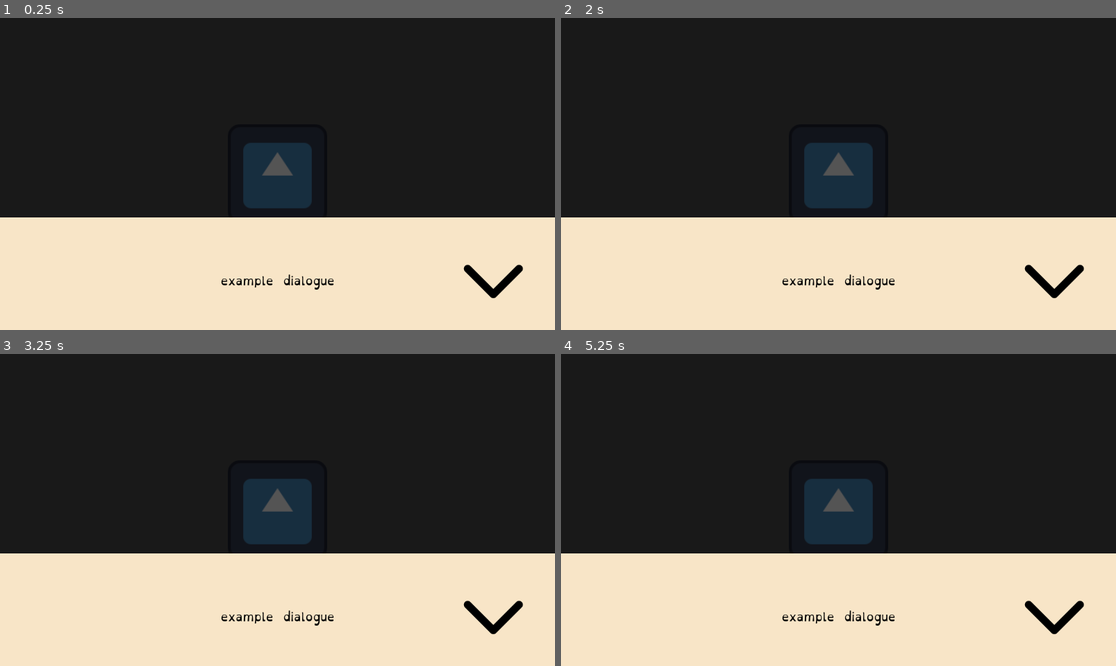
Above: before the commit, frames 1-4 (two rows, left to right).
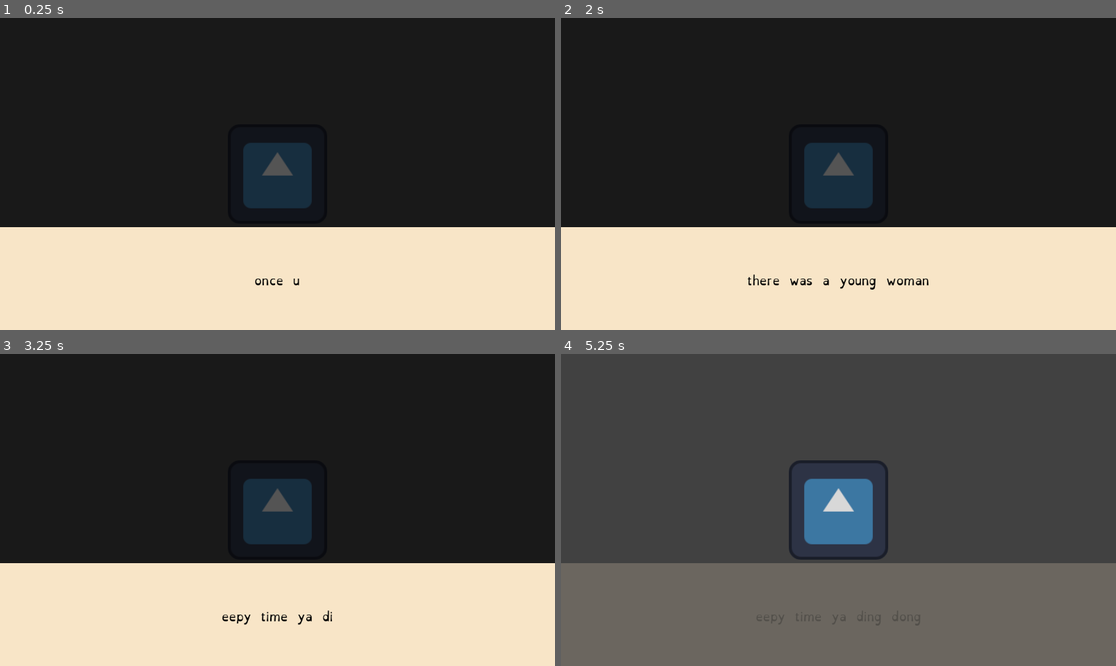
Above: after the commit, the same moments.

Repository: fletchmakes/ppjjgg-2024
Game: Godot game, scene res://scenes/main.tscn
Two runs of this game, one before a commit and one after it. Both use one fixed random seed, a clock stepped at 60 frames per second and the inputs below. The engine's default icon, where the game draws it, is replaced by a stand-in: a white triangle on a blue panel in a dark square.
Inputs:
- Up to frame 1 (0.25 s): no input
- Up to frame 2 (2 s): tap Enter at 0.5 s; tap Space at 1.25 s
- Up to frame 3 (3.25 s): tap Enter at 2 s; tap Space at 2.75 s
- Up to frame 4 (5.25 s): tap Enter at 4.25 s; tap Space at 5 s

The runs differ from the first frame. In frame 1, 3.8% of the frame differs, in the area x 0-100%, y 63-90%; in frame 2, 4.0%; in frame 3, 3.8%; in frame 4, 100%, in the area x 0-100%, y 0-100%.
Error before the commit: Invalid assignment of property or key 'text' with value of type 'String' on a base object of type 'null instance'. (res://scripts/DialogueLayer.gd:49)

Commit message:
little fixes

Diff:
--- a/scenes/main.tscn
+++ b/scenes/main.tscn
@@ -59,6 +59,7 @@
 autowrap_mode = 0
 
 [node name="TextureRect" type="TextureRect" parent="DialogueLayer/DialogueUI/MarginContainer"]
+visible = false
 layout_mode = 2
 size_flags_horizontal = 8
 size_flags_vertical = 8
--- a/scripts/DialogueLayer.gd
+++ b/scripts/DialogueLayer.gd
@@ -1,7 +1,7 @@
 extends CanvasLayer
 
 @onready var DialogueUI = $DialogueUI;
-@onready var DialogueText = $DialogueUI/MarginContainer/DialogueBackground/CenterContainer/RichTextLabel;
+@onready var DialogueText = $DialogueUI/MarginContainer/CenterContainer/RichTextLabel;
 
 var display_state = "hidden";
 var text_state = "ready";
